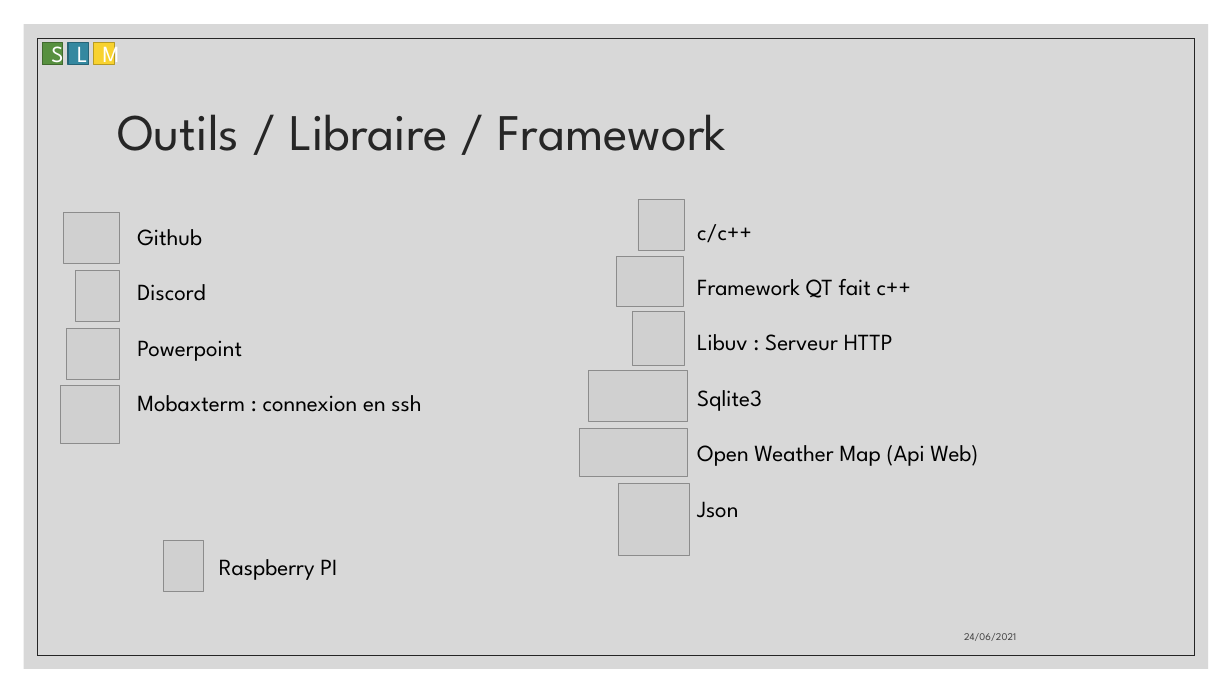
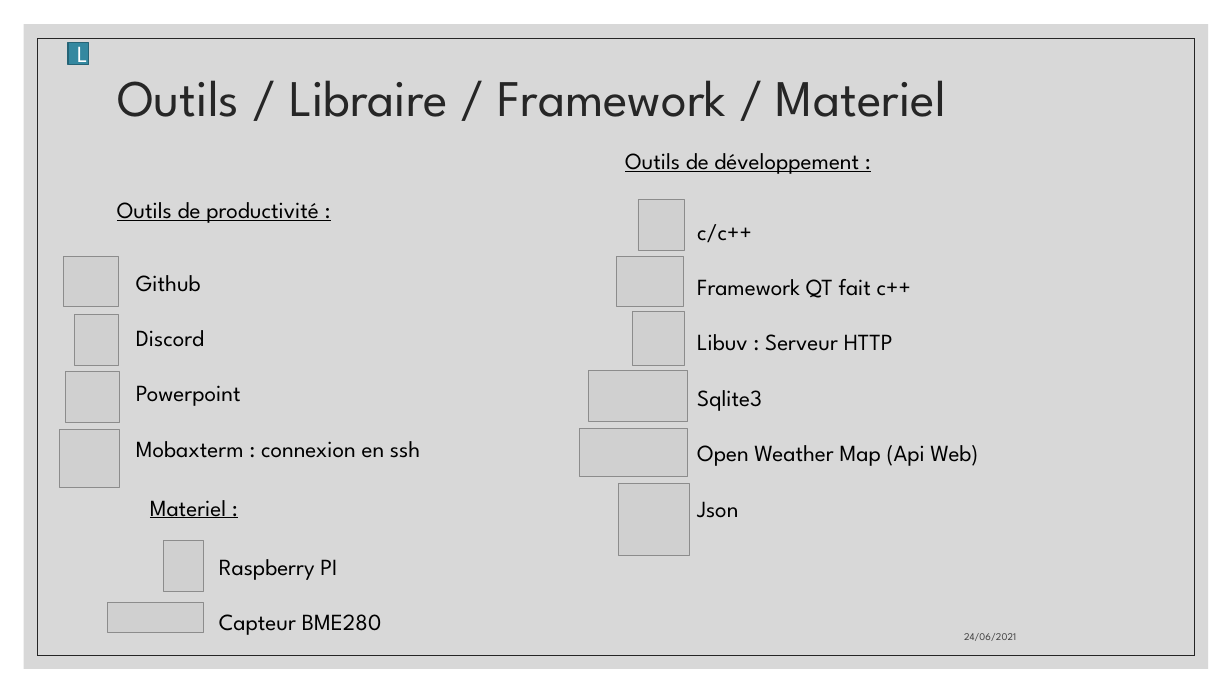
Before and after one commit to aiekick/ProjectStationMeteo, a slide deck: slide 18 of doc/StationMeteo_Soutenance_Stephane.pptx. Drawn at 1232x693 pixels with LibreOffice and Linux fonts; fonts in the diff are those of the drawing; grey boxes stand for pictures. Boxes give left, top, right and bottom in pixels: in the first picture for what was removed or moved away, otherwise in the second. Text is boxed around its words. In the diff, an @@ line names an element or a change of style, - is before the commit and + after.

```diff
--- a/doc/StationMeteo_Soutenance_Stephane.pptx
+++ b/doc/StationMeteo_Soutenance_Stephane.pptx
@@ rectangle removed at [43,43,63,65] @@
-S
@@ rectangle removed at [93,43,114,65] @@
-M
@@ title at [117,80,946,117]: text changed @@
-Outils / Libraire / Framework
+Outils / Libraire / Framework / Materiel
@@ text added at [625,153,859,174], 18 pt, text #000000, underline @@
+Outils de développement :
@@ text added at [117,202,319,223], 18 pt, text #000000, underline @@
+Outils de productivité :
@@ 4 pictures, 1 text: place and size @@
-4 pictures, 1 text at [60,213,421,444]
+4 pictures, 1 text at [59,256,420,487]
@@ text added at [150,500,226,518], 18 pt, text #000000, underline @@
+Materiel :
@@ picture added at [108,603,203,632] @@
@@ text at [219,614,382,635]: paragraph added @@
+Capteur BME280
```
Also in this commit, not shown: 34 other slides changed, 1 slide added.
